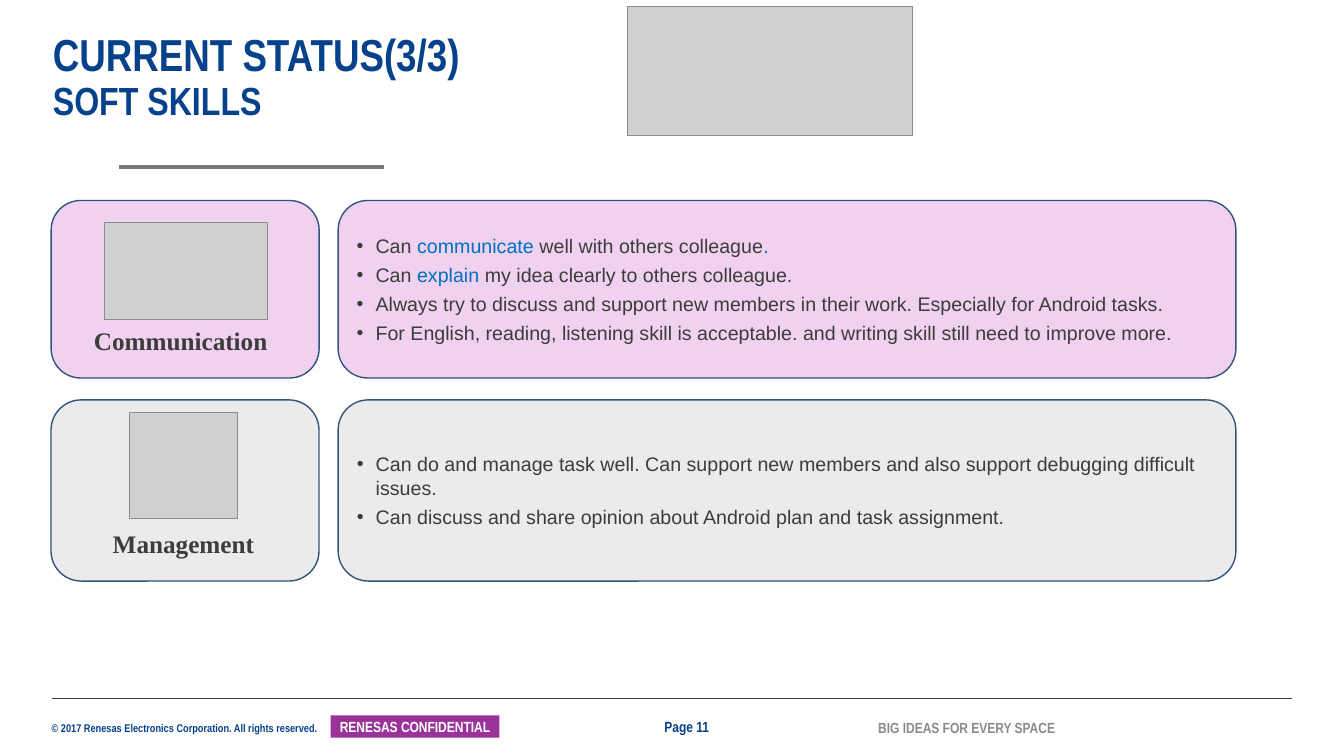
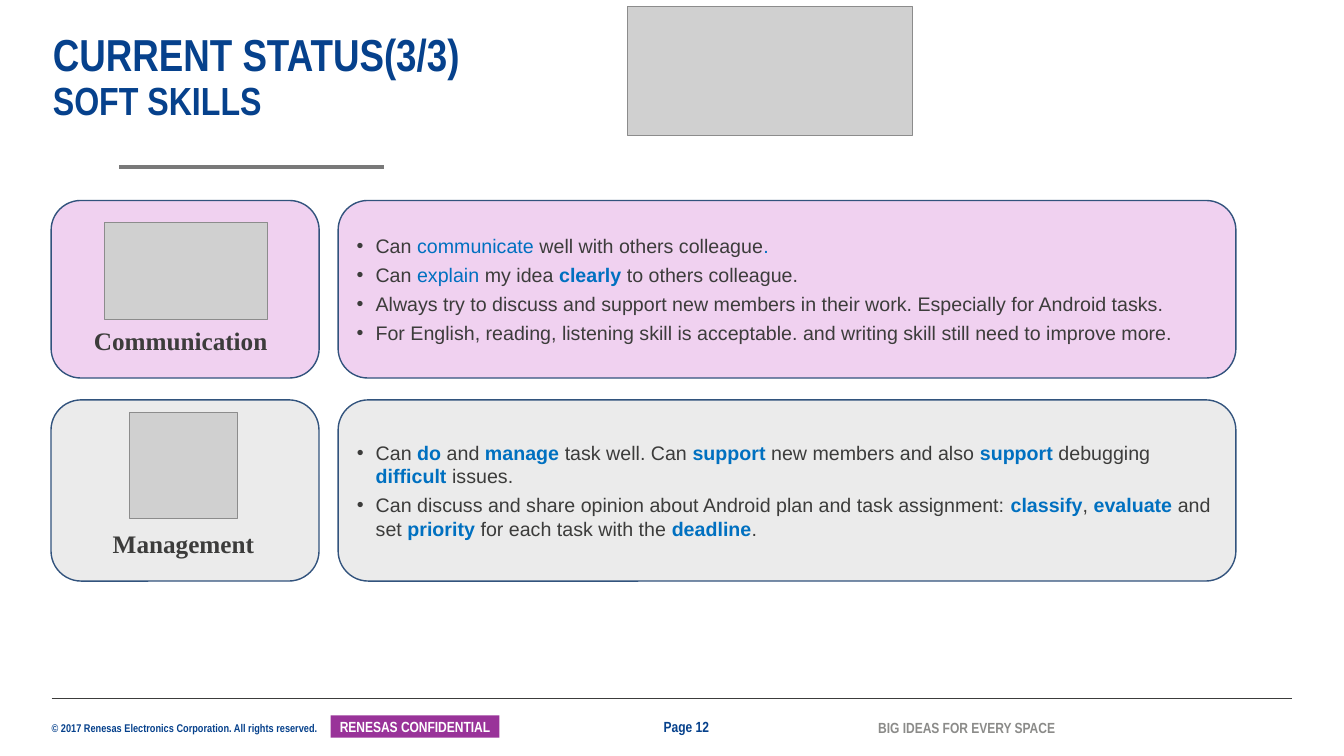
Before and after one commit to tranchikha/myapplication, a slide deck: slide 12 of LAST_TERM/2042_TranChiKha_ISS_MentorMentee_26G.pptx (slide 11 before the commit). Drawn at 1344x756 pixels with LibreOffice and Linux fonts; fonts in the diff are those of the drawing; grey boxes stand for pictures; background and template pictures are left out. Boxes give left, top, right and bottom in pixels: in the first picture for what was removed or moved away, otherwise in the second. Text is boxed around its words. In the diff, an @@ line names an element or a change of style, - is before the commit and + after.

```diff
--- a/LAST_TERM/2042_TranChiKha_ISS_MentorMentee_26G.pptx
+++ b/LAST_TERM/2042_TranChiKha_ISS_MentorMentee_26G.pptx
@@ text in rounded rectangle at [376, 267, 798, 286]: text colour #3C3C3B to #0070C0, bold on in "clearly" @@
@@ text in rounded rectangle at [376, 445, 1150, 484]: text colour #3C3C3B to #0070C0, bold on in "do manage support support difficult" @@
@@ text in rounded rectangle at [376, 497, 1211, 540]: text changed @@
-• Can discuss and share opinion about Android plan and task assignment.
+• Can discuss and share opinion about Android plan and task assignment: classify, evaluate and set priority for each task with the deadline.
@@ page number at [664, 721, 709, 735]: text changed @@
-Page 11
+Page 12
```
Also in this commit, not shown: 9 other slides changed, 3 slides added, 2 slides removed, 8 other files.
